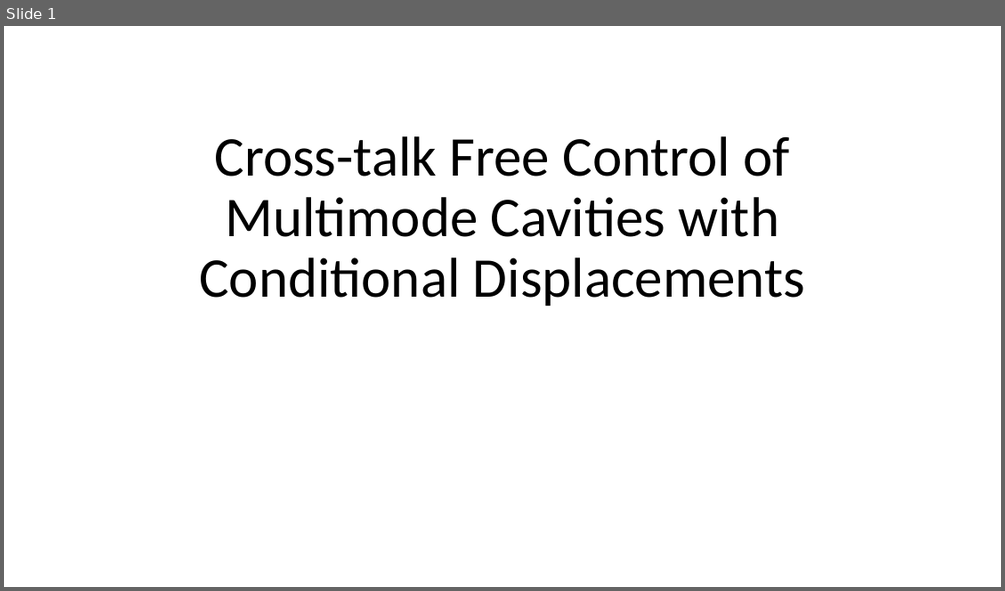
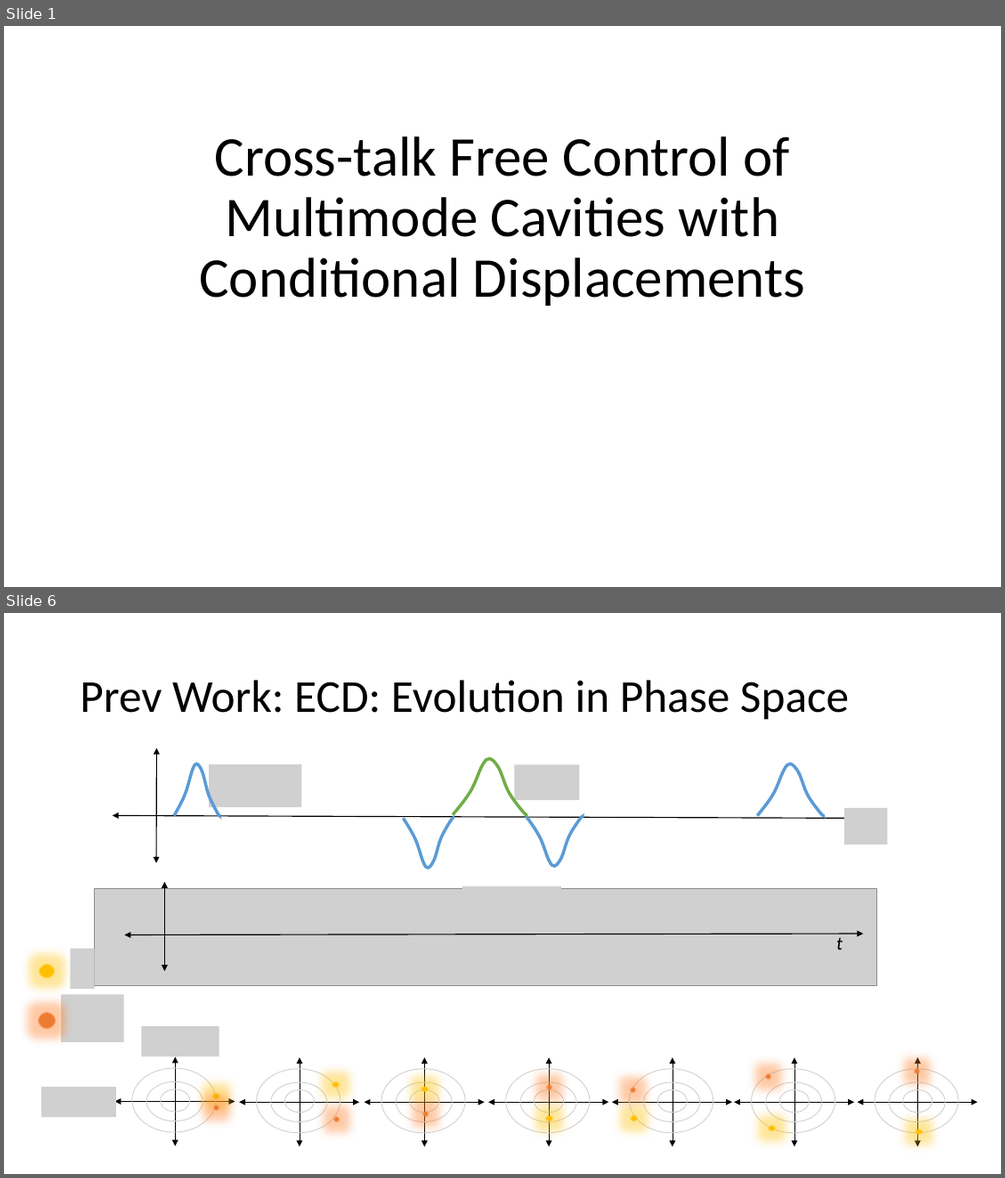
Before and after one commit to EeshGupta/Multimode-Conditional-Displacements, a slide deck: presentations/mcs_sqms.pptx. Shown one above the other, each under a label of ours: slide 1 before the commit, slides 1 and 6 after it; the slides between them are not shown. The pictures are 1005x591 and 1005x1178 pixels, drawn with LibreOffice and Linux fonts; fonts in the diff are those of the drawing; grey boxes stand for pictures. Boxes give left, top, right and bottom in pixels: in the first picture for what was removed or moved away, otherwise in the second. Text is boxed around its words. In the diff, an @@ line names an element or a change of style, - is before the commit and + after.

```diff
--- a/presentations/mcs_sqms.pptx
+++ b/presentations/mcs_sqms.pptx
@@ slide 6 added at [4,613,1001,1174], background #FFFFFF @@
@@ title added at [80,680,849,720], 44 pt, text #000000 @@
+Prev Work: ECD: Evolution in Phase Space
@@ freeform shape added at [175,764,220,816], outline #5B9BD5 3 pt @@
@@ group added at [113,748,888,868]: 4 freeform shapes, 3 pictures, 2 double arrows @@
@@ group added at [95,882,877,985]: 2 double arrows, 1 picture, 1 text @@
+t
@@ picture added at [462,886,561,929] @@
@@ picture added at [71,948,96,989] @@
@@ ellipse added at [39,964,55,979], fill #FFC000, outline #FFC000 1 pt @@
@@ ellipse added at [38,1012,56,1028], fill #ED7D31, outline #ED7D31 1 pt @@
@@ picture added at [61,995,123,1042] @@
@@ group added at [488,1057,609,1146]: 5 ellipses, 2 double arrows @@
@@ group added at [612,1057,732,1146]: 5 ellipses, 2 double arrows @@
@@ group added at [734,1057,854,1146]: 5 ellipses, 2 double arrows @@
@@ group added at [858,1057,978,1146]: 5 ellipses, 2 double arrows @@
@@ group added at [41,1027,235,1146]: 5 ellipses, 2 double arrows, 2 pictures @@
@@ group added at [239,1057,359,1146]: 5 ellipses, 2 double arrows @@
@@ group added at [364,1057,484,1146]: 5 ellipses, 2 double arrows @@
```
Also in this commit, not shown: 1 slide changed, 23 other slides added, 1 slide removed.
